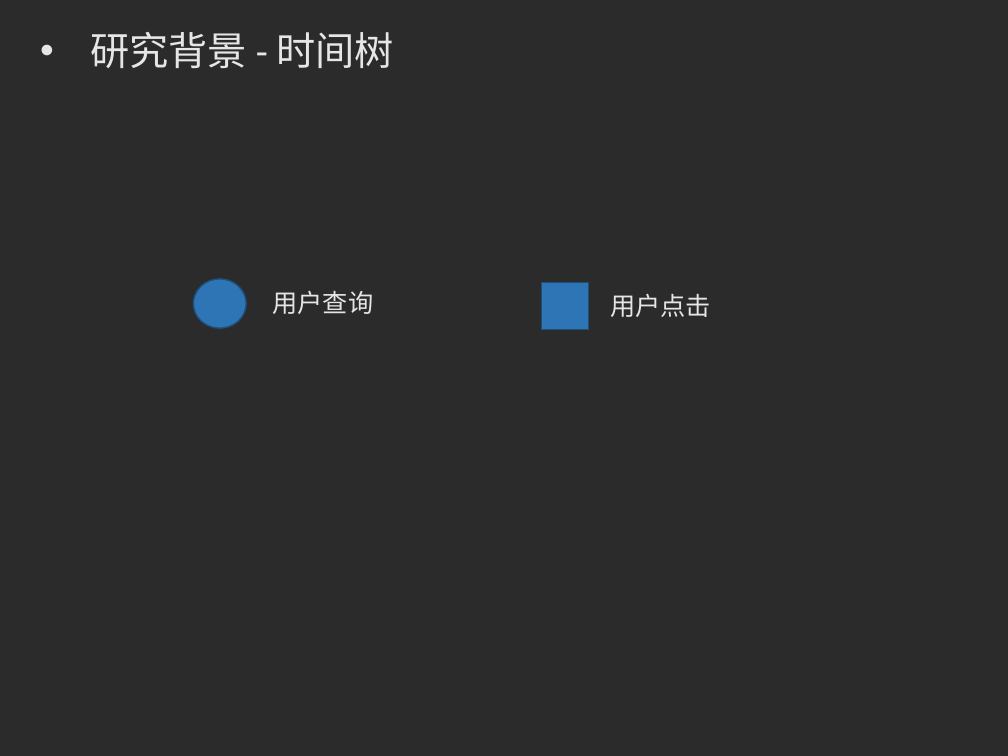
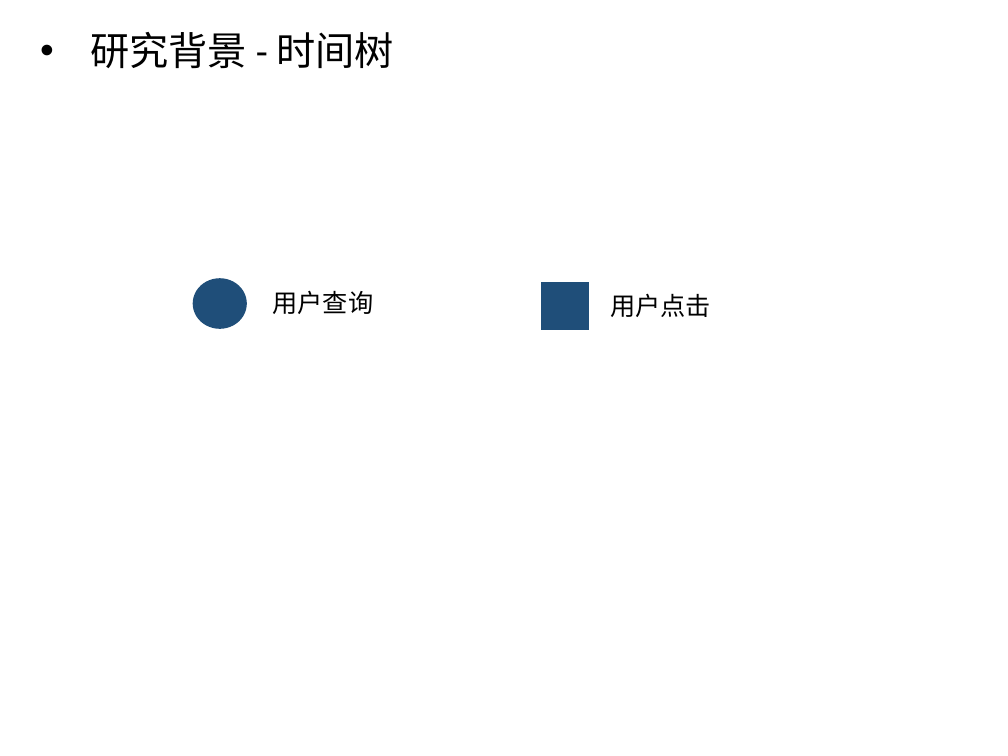
Before and after one commit to luxurymask/recommendation, a slide deck: slide 6 of phase5/答辩ppt.pptx. Drawn at 1008x756 pixels with LibreOffice and Linux fonts; fonts in the diff are those of the drawing; background and template pictures are left out; a plain dark background stands for a picture behind light text. Boxes give left, top, right and bottom in pixels: in the first picture for what was removed or moved away, otherwise in the second. Text is boxed around its words. In the diff, an @@ line names an element or a change of style, - is before the commit and + after.

```diff
--- a/phase5/答辩ppt.pptx
+++ b/phase5/答辩ppt.pptx
@@ background picture (left out) to #FFFFFF @@
@@ ellipse at (194, 279, 246, 329): fill #2E75B6 to #1F4E79 @@
@@ rectangle at (541, 283, 589, 331): fill #2E75B6 to #1F4E79 @@
@@ text colour #E7E6E6 to #000000 in 3 elements at (91, 32, 394, 69), (272, 290, 373, 314), (610, 293, 711, 317) @@
```
Also in this commit, not shown: 14 other slides changed, 7 slides added.
